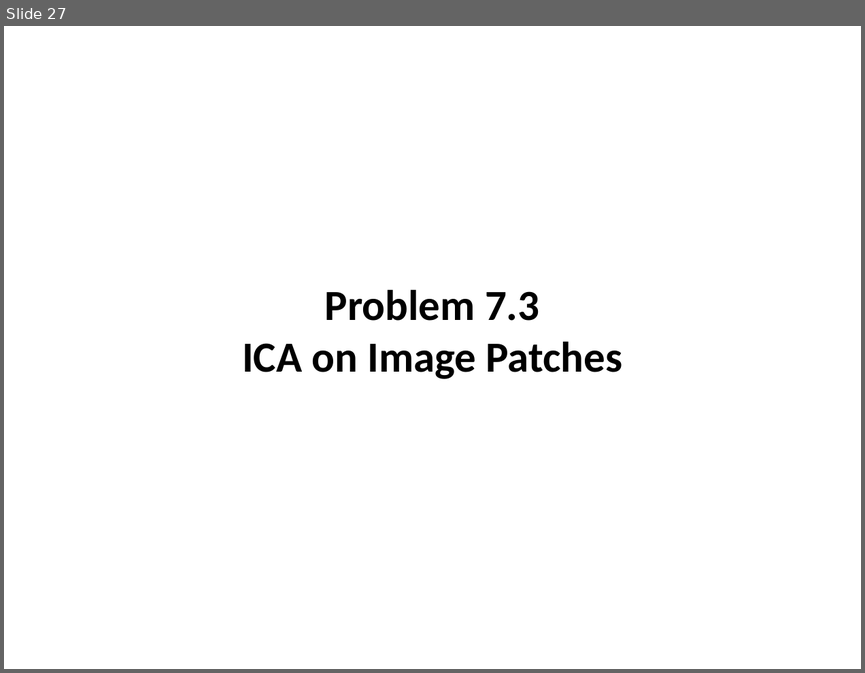
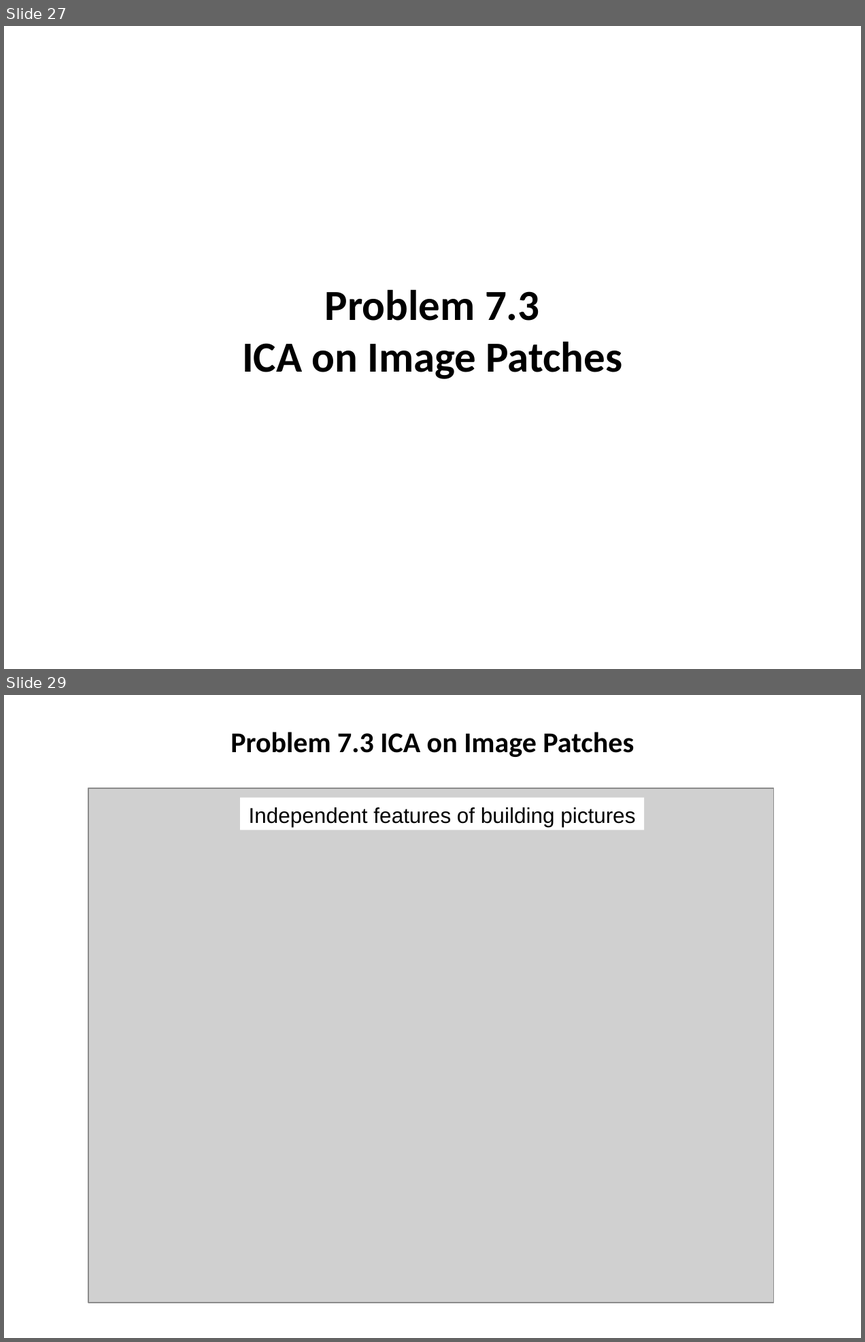
Before and after one commit to tillrohrmann/edu-tub-mi2, a slide deck: exercises/exercise7/Presentation/Ergebnisse_Uebung7.odp. Shown one above the other, each under a label of ours: slide 27 before the commit, slides 27 and 29 after it; the slides between them are not shown. The pictures are 865x673 and 865x1342 pixels, drawn with LibreOffice and Linux fonts; fonts in the diff are those of the drawing; grey boxes stand for pictures. Boxes give left, top, right and bottom in pixels: in the first picture for what was removed or moved away, otherwise in the second. Text is boxed around its words. In the diff, an @@ line names an element or a change of style, - is before the commit and + after.

Commit message:
pictures of task 3 generated

```diff
--- a/exercises/exercise7/Presentation/Ergebnisse_Uebung7.odp
+++ b/exercises/exercise7/Presentation/Ergebnisse_Uebung7.odp
@@ slide 29 added at bbox=[4, 695, 861, 1338], background #FFFFFF @@
@@ text added at bbox=[230, 732, 634, 757], 24 pt, text #000000, bold @@
+Problem 7.3 ICA on Image Patches
@@ picture added at bbox=[88, 788, 773, 1302] @@
@@ rectangle added at bbox=[241, 798, 644, 830], fill #FFFFFF, 18 pt, text #000000 @@
+Independent features of building pictures
```
Also in this commit, not shown: 24 slides changed, 1 other slide added, 4 other files.
